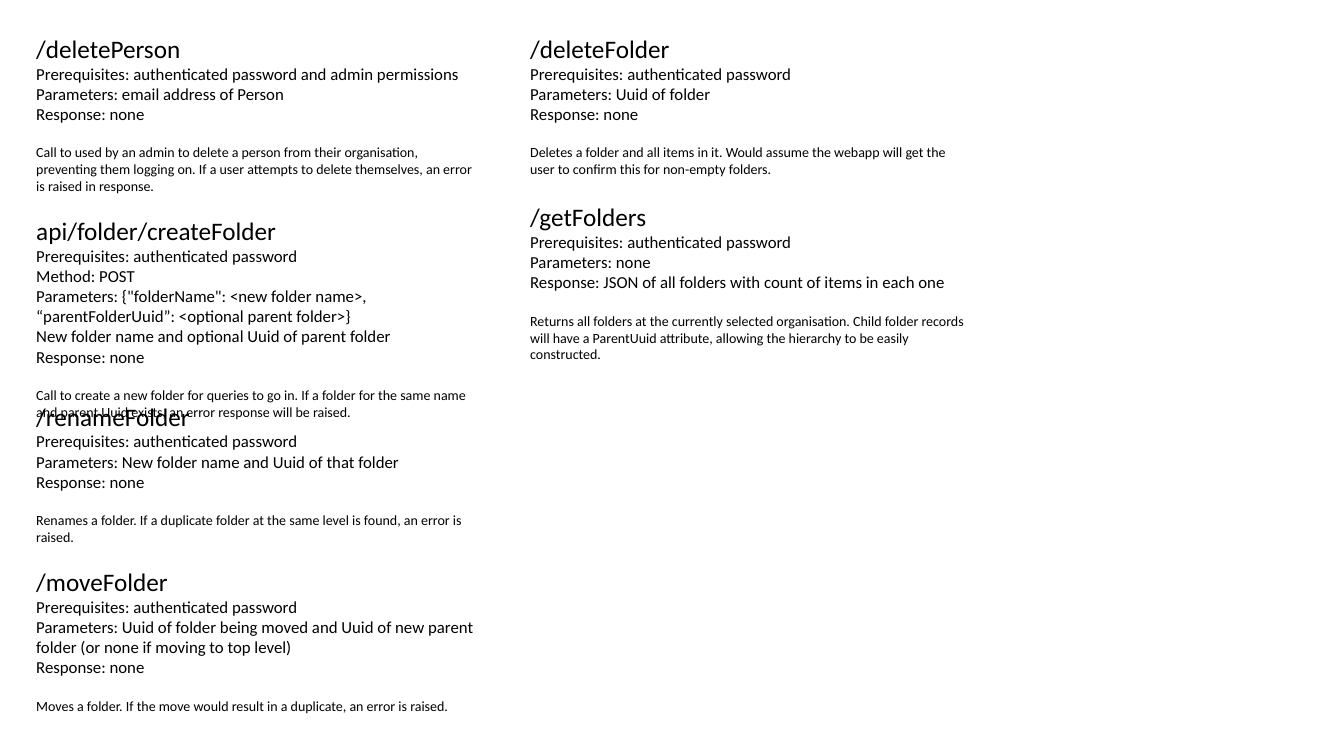
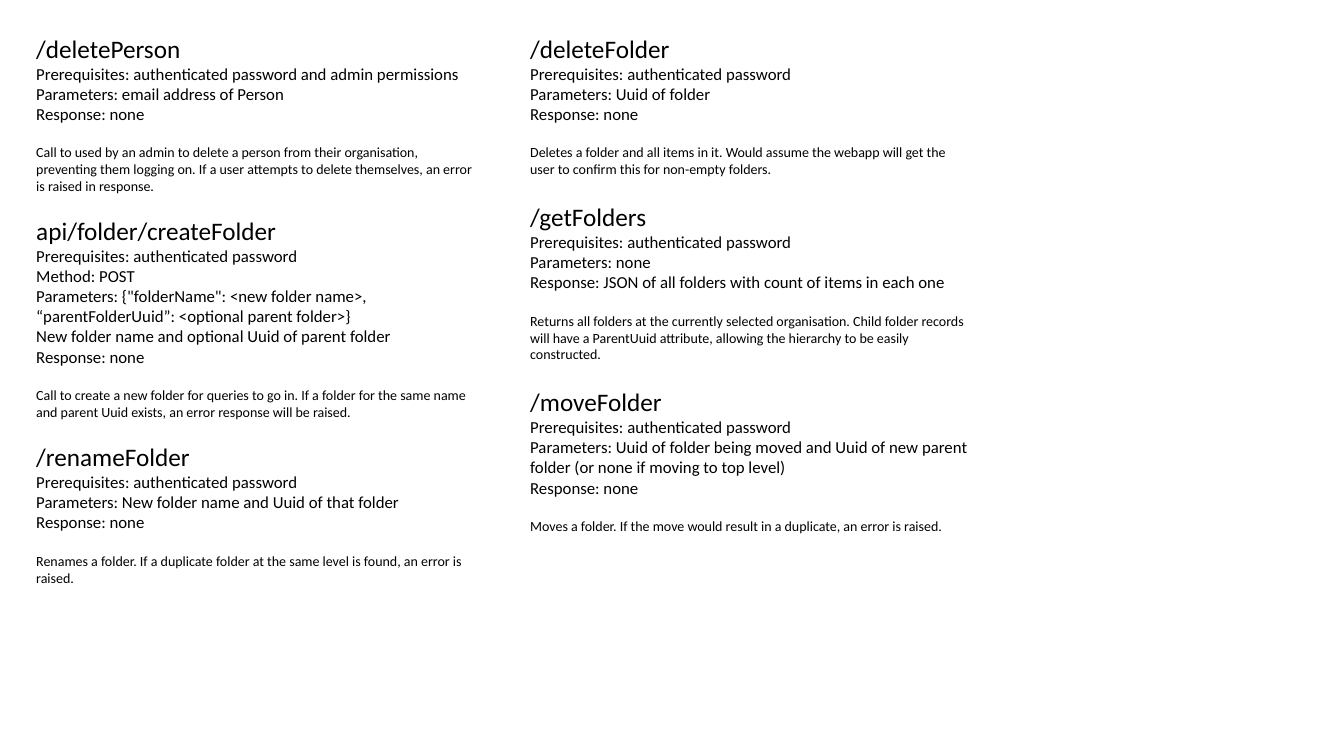
Before and after one commit to endeavourhealth/Enterprise, a slide deck: slide 5 of Documents/Administration Schema ERD.pptx. Drawn at 1344x756 pixels with LibreOffice and Linux fonts; fonts in the diff are those of the drawing. Boxes give left, top, right and bottom in pixels: in the first picture for what was removed or moved away, otherwise in the second. Text is boxed around its words. In the diff, an @@ line names an element or a change of style, - is before the commit and + after.

```diff
--- a/Documents/Administration Schema ERD.pptx
+++ b/Documents/Administration Schema ERD.pptx
@@ text "/moveFolder": place and size @@
-text "/moveFolder" at bbox=[36, 573, 473, 714]
+text "/moveFolder" at bbox=[530, 393, 967, 534]
@@ text "/renameFolder": place and size @@
-text "/renameFolder" at bbox=[36, 407, 462, 542]
+text "/renameFolder" at bbox=[36, 448, 462, 583]
```
Also in this commit, not shown: 1 other slide changed, 18 other files.
